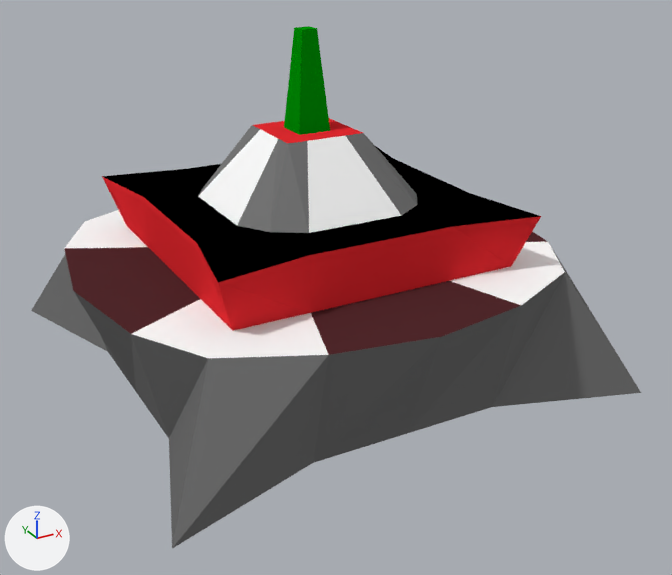
The Blender file Game - Client/Collada/Mine.blend as it was, and as the next commit left it.
Rendered twice from a 50 mm lens placed at (-0.665, -1.306, 0.759), pointed at (0.013, -0.073, 0.142). Lighting does not change. The marker at lower left points along +X, +Y and +Z.

Script lines for the objects in view, before the commit:
```python
mat_material_003 = diffuse_material('Material.003')
mat_material_003.base_color = (0.0, 0.303, 0.00122)  # green #009604
mat_material_007 = diffuse_material('Material.007')
mat_material_007.base_color = (0.0835, 0.0224, 0.0255)  # brown #52292c
me_plane = bpy.data.meshes.new('Plane')
me_plane.from_pydata(...)  # 146 vertices, 145 faces; spans x -1.25..1.25, y -1.25..1.25, z 0.0..1.74
# faces by material slot: [33, 16, 32, 16, 32, 8, 8]
me_plane.materials.append(mat_material_001)  # red #e72b31
me_plane.materials.append(mat_material_002)  # black #000000
me_plane.materials.append(mat_material_003)  # green #009604
me_plane.materials.append(mat_material_004)  # white #ffffff
me_plane.materials.append(mat_material_005)  # grey #707070
me_plane.materials.append(mat_material_006)  # grey #777777
me_plane.materials.append(mat_material_007)  # brown #52292c
ob_plane = bpy.data.objects.new('Plane', me_plane)
ob_plane.location = (0.0, 0.0, 0.0)
ob_plane.scale = (0.316, 0.316, 0.316)
```
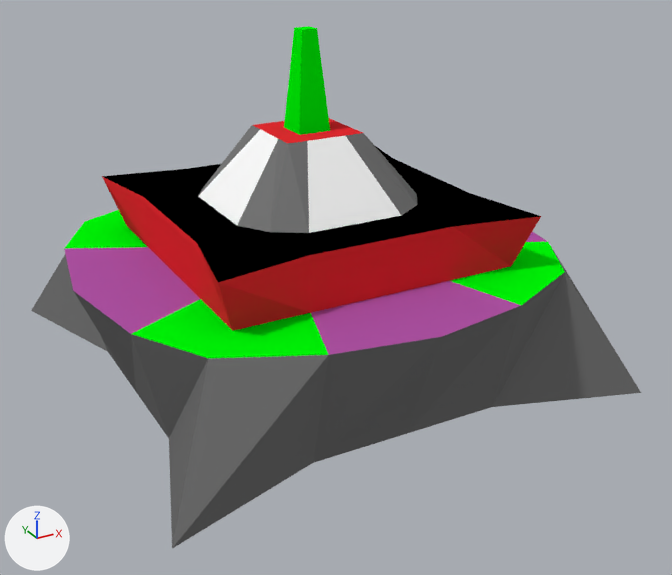
What differs and where, as boxes [x1, y1, x2, y2] in the pictures (672 x 575 px):
'Plane', recoloured
    both: [63, 26, 568, 362]
part 1 of me_plane, recoloured (white to green)
    both: [65, 210, 565, 358]

The edits, one by one:
Material 'Material.003' (mat_material_003) changes colour from green #009604 to green #00ff07; in linear values from (0.0, 0.303, 0.00122) to (0.0, 1.0, 0.00207).
Material 'Material.007' (mat_material_007) changes colour from brown #52292c to pink #ad52a5; in linear values from (0.0835, 0.0224, 0.0255) to (0.42, 0.085, 0.375).
me_plane has 146 vertices, 145 faces and spans x -1.25..1.25, y -1.25..1.25, z 0.0..1.74.
me_plane is used by ob_plane; location (0.0, 0.0, 0.0); scale (0.316, 0.316, 0.316).
me_plane part 1: all 8 faces centred in x -0.9..0.9, y -0.9..0.9, z 0.62 switch from mat_material_004 (white #ffffff) to mat_material_003 (green #00ff07).
